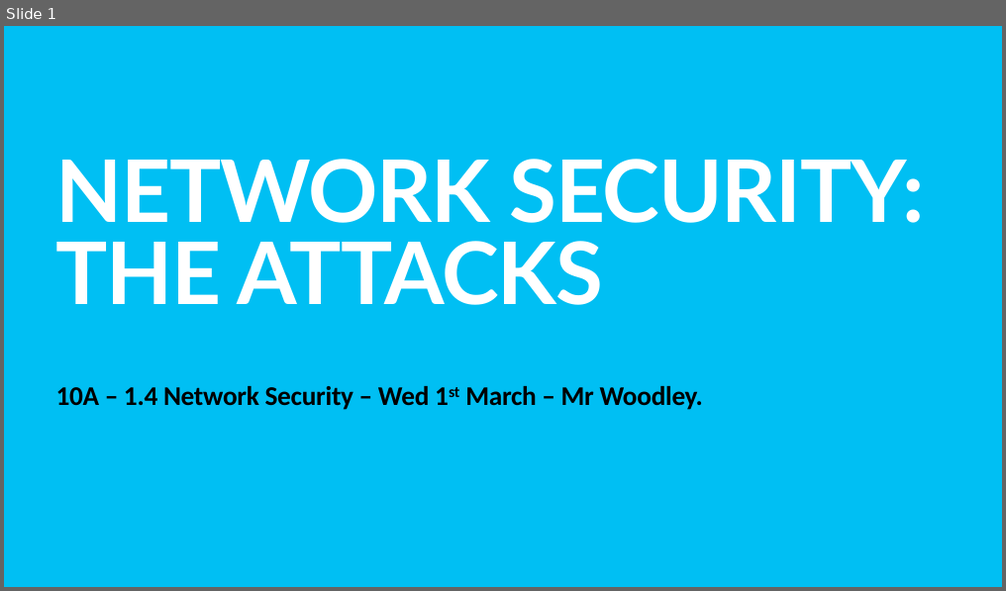
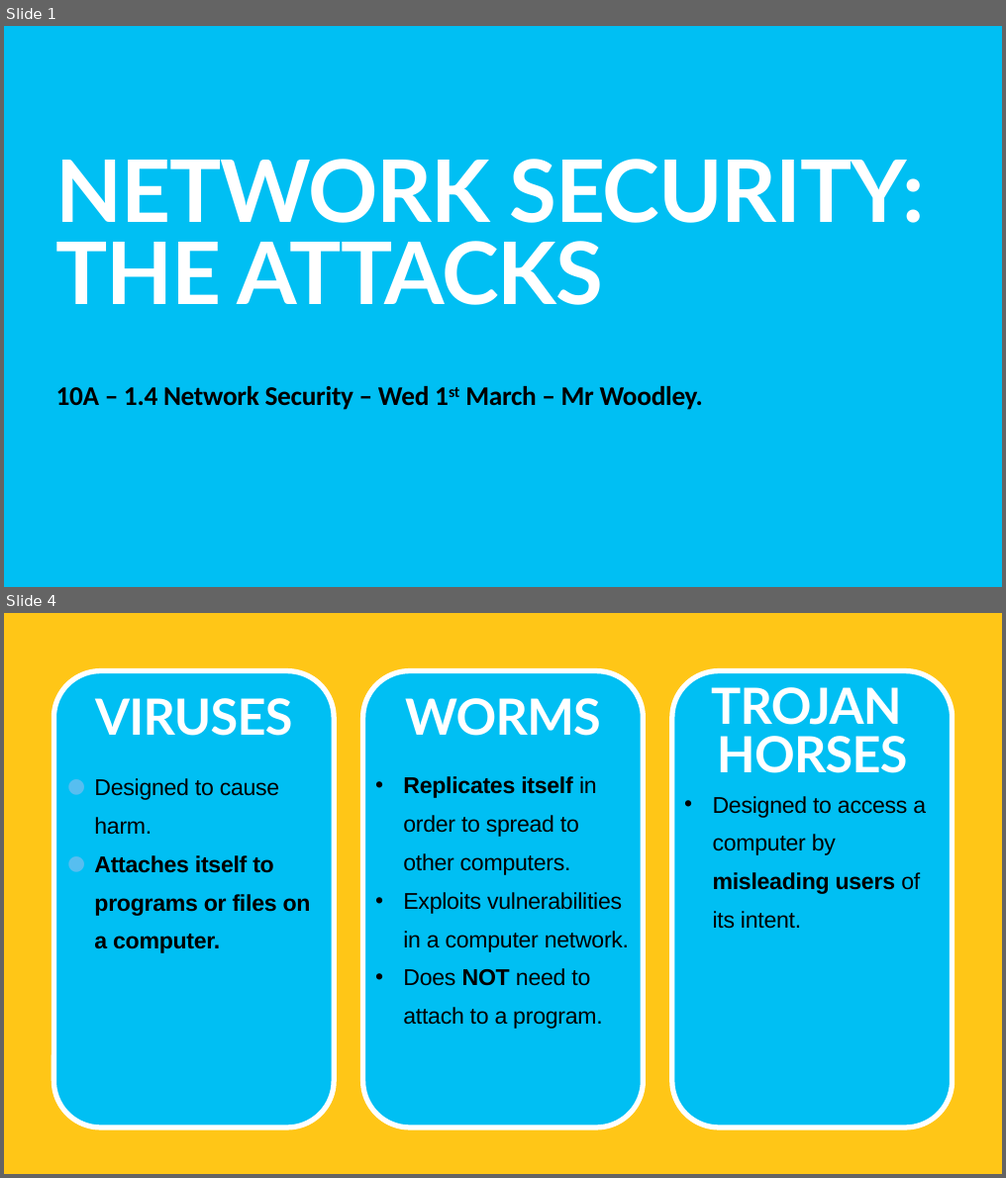
Before and after one commit to TommyWoodley/teaching, a slide deck: Y10/Attacks/AttacksPresentation.pptx. Shown one above the other, each under a label of ours: slide 1 before the commit, slides 1 and 4 after it; the slides between them are not shown. The pictures are 1006x591 and 1006x1178 pixels, drawn with LibreOffice and Linux fonts; fonts in the diff are those of the drawing. Boxes give left, top, right and bottom in pixels: in the first picture for what was removed or moved away, otherwise in the second. Text is boxed around its words. In the diff, an @@ line names an element or a change of style, - is before the commit and + after.

```diff
--- a/Y10/Attacks/AttacksPresentation.pptx
+++ b/Y10/Attacks/AttacksPresentation.pptx
@@ slide 4 added at bbox=[4, 613, 1002, 1174], background #FFC617 @@
@@ rounded rectangle added at bbox=[54, 671, 334, 1128], fill #00BFF3, outline #FFFFFF 10 pt @@
@@ rounded rectangle added at bbox=[362, 671, 643, 1128], fill #00BFF3, outline #FFFFFF 10 pt @@
@@ rounded rectangle added at bbox=[672, 671, 951, 1128], fill #00BFF3, outline #FFFFFF 10 pt @@
@@ text added at bbox=[95, 698, 292, 736], 96 pt, text #FFFFFF, bold @@
+VIRUSES
@@ text added at bbox=[405, 698, 601, 736], 96 pt, text #FFFFFF, bold @@
+WORMS
@@ text added at bbox=[711, 687, 908, 773], 96 pt, text #FFFFFF, bold @@
+TROJAN
+HORSES
@@ text added at bbox=[94, 778, 311, 954], 44 pt, text #000000, bold @@
+• Designed to cause harm.
+• Attaches itself to programs or files on a computer.
@@ text added at bbox=[403, 776, 629, 1029], 44 pt, text #000000 @@
+• Replicates itself in order to spread to other computers.
+• Exploits vulnerabilities in a computer network.
+• Does NOT need to attach to a program.
@@ text added at bbox=[713, 796, 926, 929], 44 pt, text #000000 @@
+• Designed to access a computer by misleading users of its intent.
```
Also in this commit, not shown: 1 slide changed, 2 other slides added.
